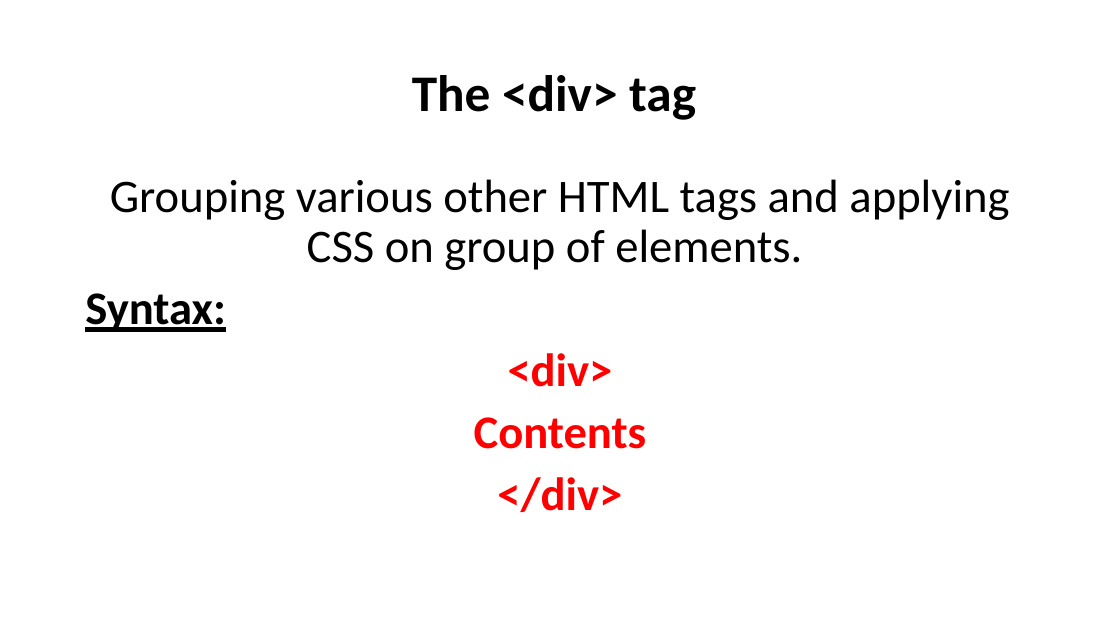
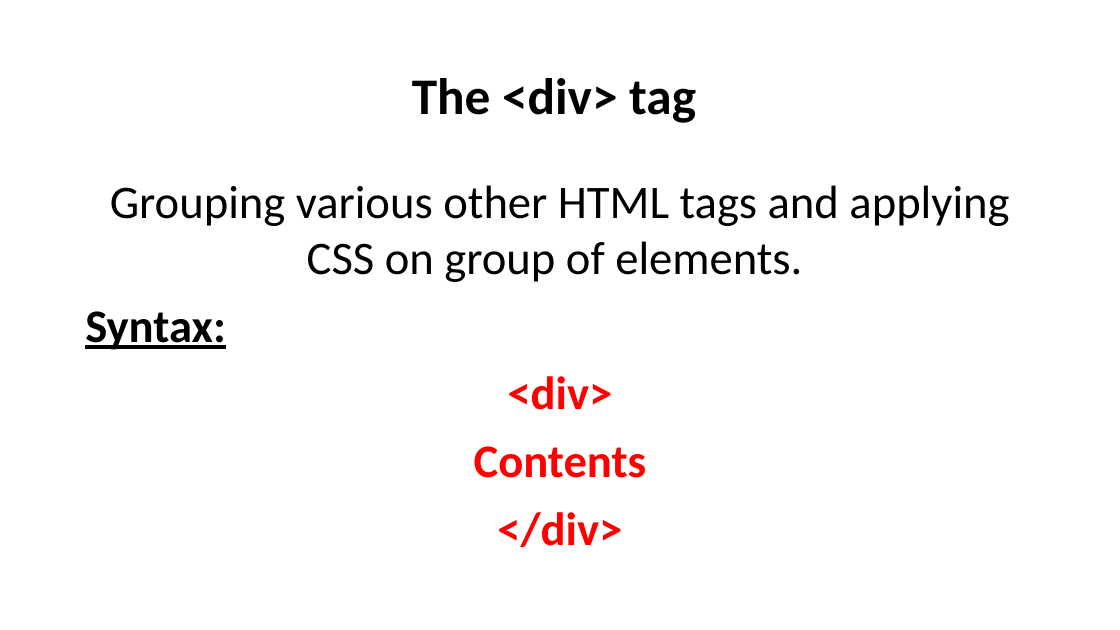
Before and after one commit to emyu10/dipit, a slide deck: slide 2 of docs/modules/web-design/ppts/Grouping-HTML-Elements.pptx. Drawn at 1120x630 pixels with LibreOffice and Linux fonts; fonts in the diff are those of the drawing. Boxes give left, top, right and bottom in pixels: in the first picture for what was removed or moved away, otherwise in the second. Text is boxed around its words. In the diff, an @@ line names an element or a change of style, - is before the commit and + after.

```diff
--- a/docs/modules/web-design/ppts/Grouping-HTML-Elements.pptx
+++ b/docs/modules/web-design/ppts/Grouping-HTML-Elements.pptx
@@ text "The <div> tag" at (412,78,696,123): line spacing 0.9 to 1 @@
@@ text "Grouping various other HTML tags ..." at (85,185,1009,547): line spacing 0.9 to 1 @@
```
Also in this commit, not shown: 4 other slides changed, 19 slides removed, 8 other files.
